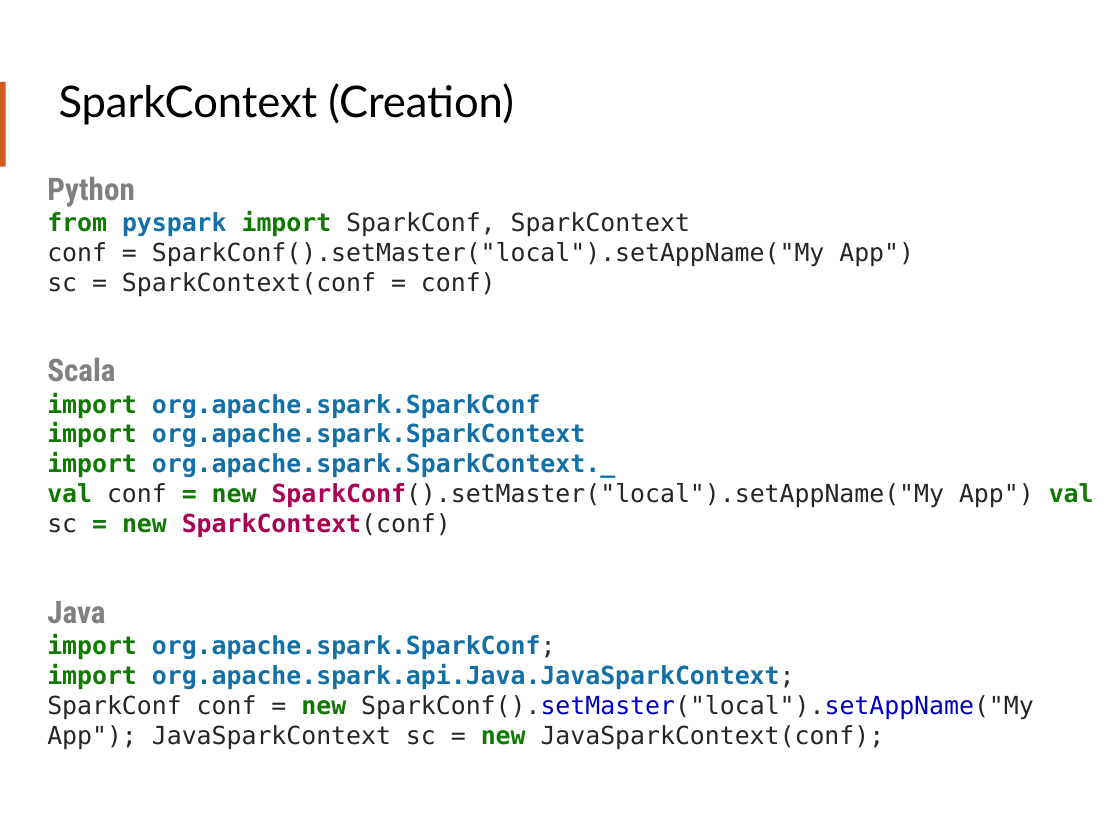
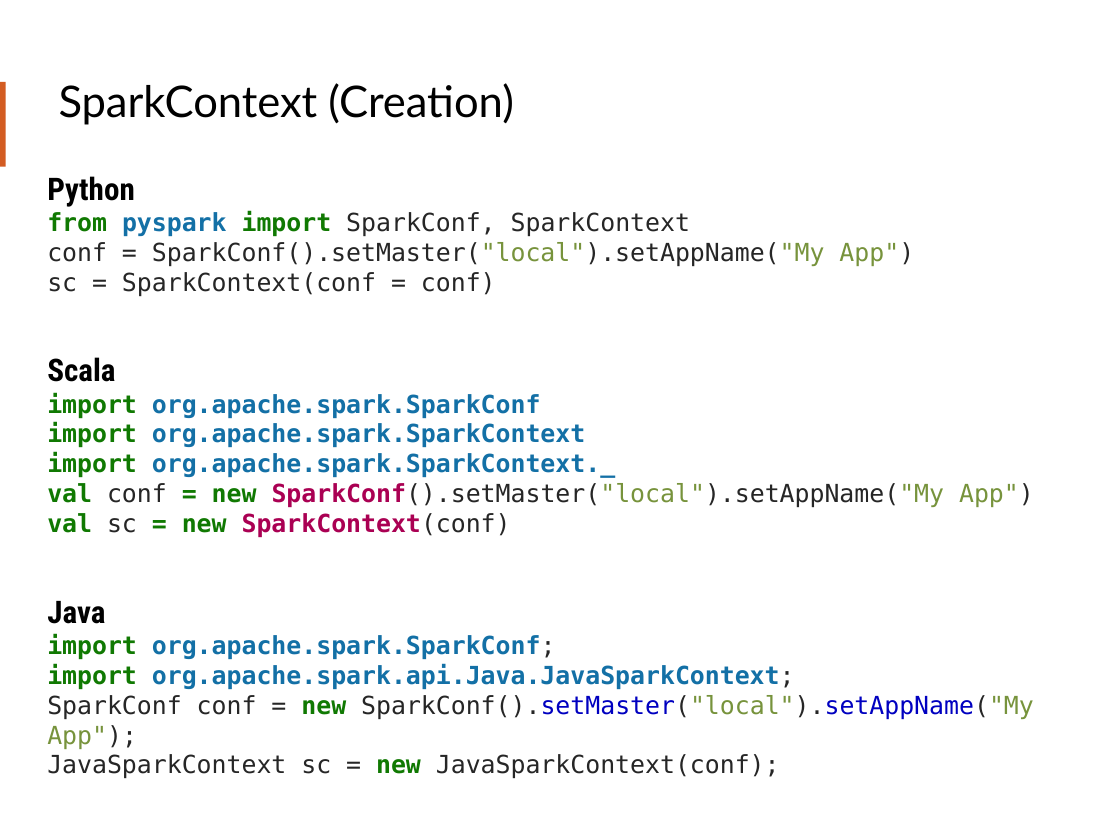
Before and after one commit to teamclairvoyant/intro-to-spark, a slide deck: slide 26 of Intro to Apache Spark Slides.pptx. Drawn at 1120x840 pixels with LibreOffice and Linux fonts; fonts in the diff are those of the drawing. Boxes give left, top, right and bottom in pixels: in the first picture for what was removed or moved away, otherwise in the second. Text is boxed around its words. In the diff, an @@ line names an element or a change of style, - is before the commit and + after.

```diff
--- a/Intro to Apache Spark Slides.pptx
+++ b/Intro to Apache Spark Slides.pptx
@@ text at <box>47,176,914,624</box>: text colour #808080 to #000000 in "Python", "Scala", "Java"; text colour #262626 to #77933C in "SparkConf().setMaster("local").setAppName("My App")" @@
@@ text at <box>47,483,1034,538</box>: text changed @@
-val conf = new SparkConf().setMaster("local").setAppName("My App") val sc = new SparkContext(conf)
+val conf = new SparkConf().setMaster("local").setAppName("My App")
+val sc = new SparkContext(conf)
@@ text at <box>47,695,1034,778</box>: text changed @@
-SparkConf conf = new SparkConf().setMaster("local").setAppName("My App"); JavaSparkContext sc = new JavaSparkContext(conf);
+SparkConf conf = new SparkConf().setMaster("local").setAppName("My App");
+JavaSparkContext sc = new JavaSparkContext(conf);
```
Also in this commit, not shown: 37 other slides changed, 1 slide added, 4 other files.
